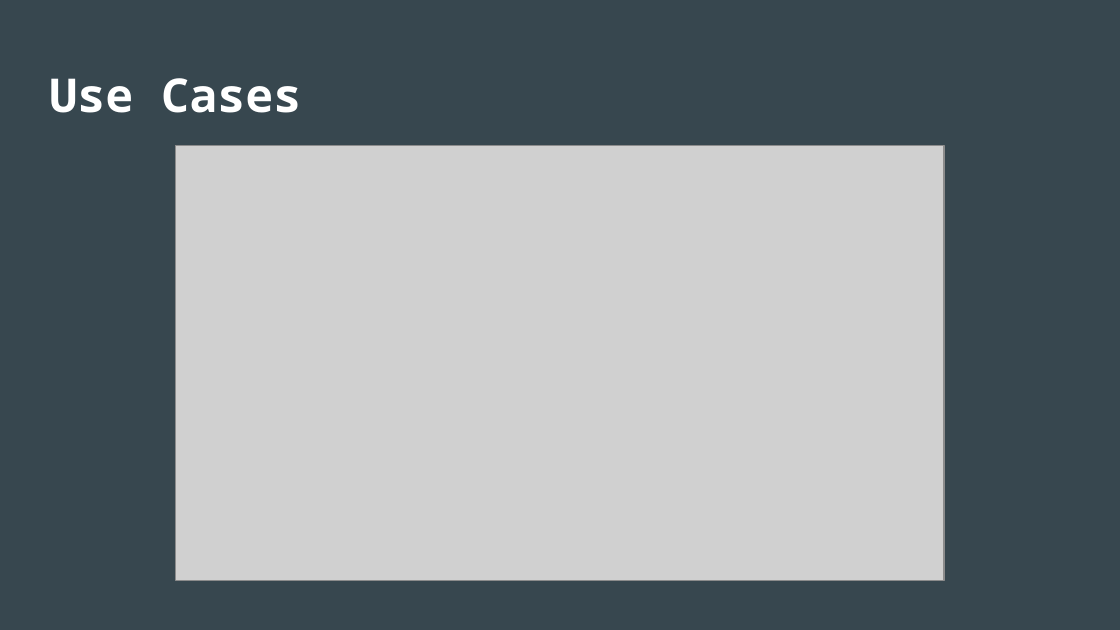
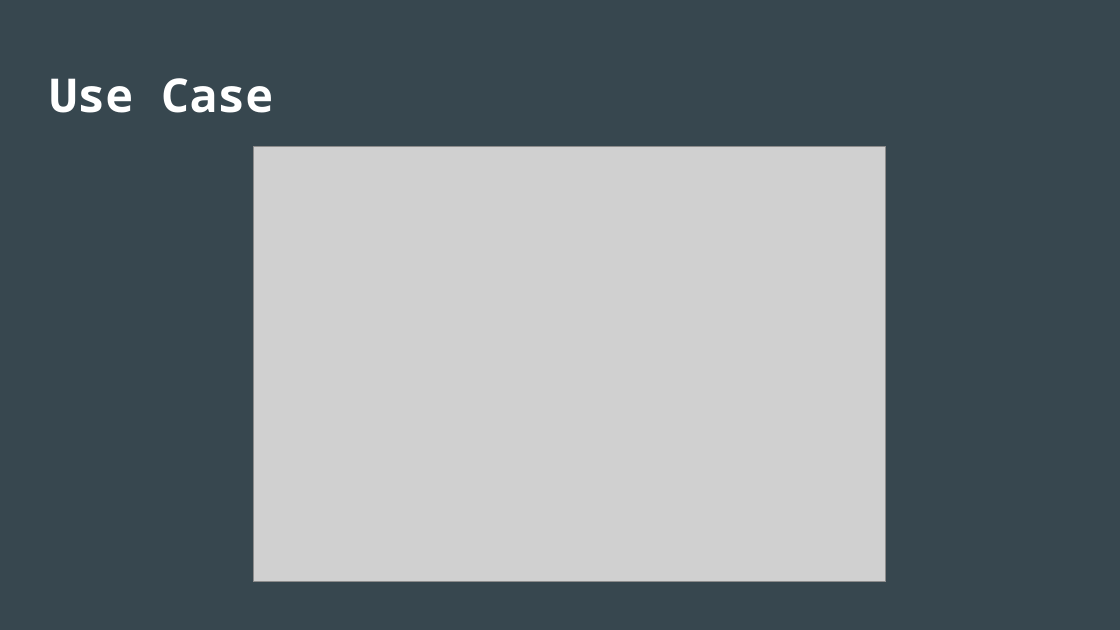
Before and after one commit to VikkiCGreen/HospitalManagement, a slide deck: slide 11 of Presentation/Software Engineering Presentation.pptx (slide 10 before the commit). Drawn at 1120x630 pixels with LibreOffice and Linux fonts; fonts in the diff are those of the drawing; grey boxes stand for pictures. Boxes give left, top, right and bottom in pixels: in the first picture for what was removed or moved away, otherwise in the second. Text is boxed around its words. In the diff, an @@ line names an element or a change of style, - is before the commit and + after.

Commit message:
Update Presentation

```diff
--- a/Presentation/Software Engineering Presentation.pptx
+++ b/Presentation/Software Engineering Presentation.pptx
@@ title at (49, 78, 273, 113): text changed @@
-Use Cases
+Use Case
@@ picture: place and size @@
-picture at (176, 146, 944, 580)
+picture at (253, 147, 886, 581)
```
Also in this commit, not shown: 3 other slides changed, 5 slides added, 1 slide removed.
